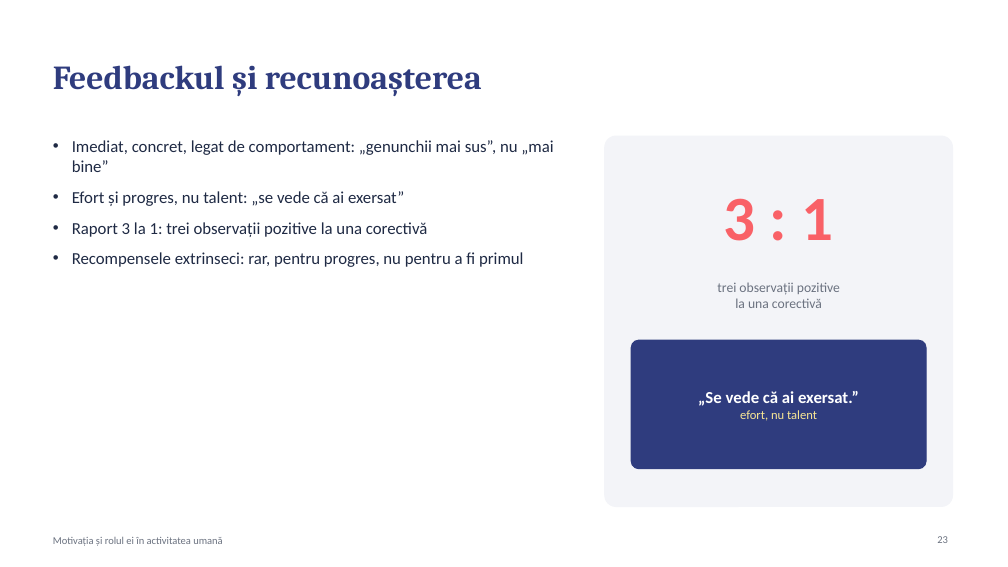
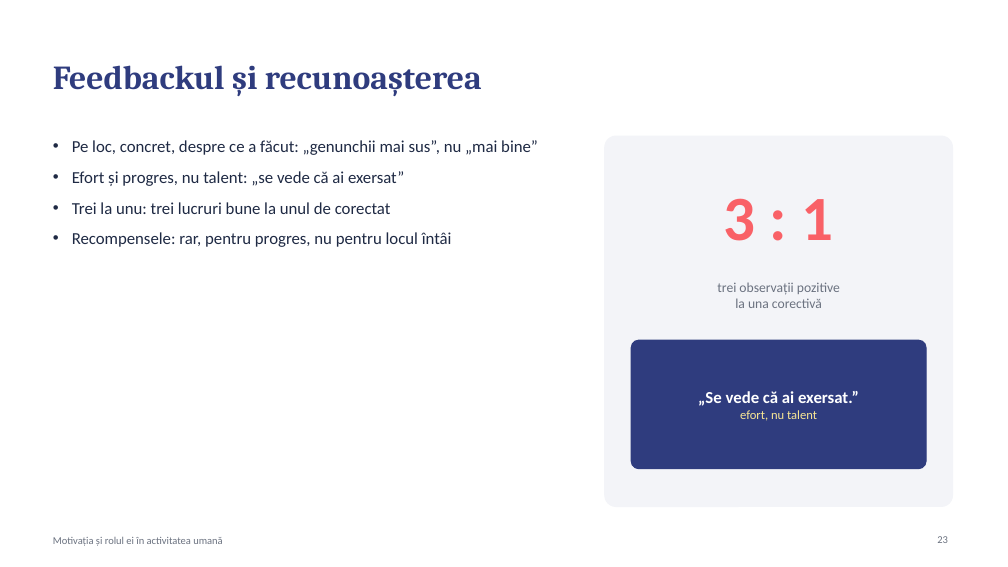
Before and after one commit to uskatu/aplicatie-autorulate, a slide deck: slide 23 of transfer/Motivatia_Proiect_Grupa5104.pptx. Drawn at 1008x567 pixels with LibreOffice and Linux fonts; fonts in the diff are those of the drawing. Boxes give left, top, right and bottom in pixels: in the first picture for what was removed or moved away, otherwise in the second. Text is boxed around its words. In the diff, an @@ line names an element or a change of style, - is before the commit and + after.

```diff
--- a/transfer/Motivatia_Proiect_Grupa5104.pptx
+++ b/transfer/Motivatia_Proiect_Grupa5104.pptx
@@ text at [72, 140, 538, 155]: text changed @@
-• Imediat, concret, legat de comportament: „genunchii mai sus”, nu „mai bine”
+• Pe loc, concret, despre ce a făcut: „genunchii mai sus”, nu „mai bine”
@@ text at [72, 202, 452, 247]: text changed @@
-• Raport 3 la 1: trei observații pozitive la una corectivă
-• Recompensele extrinseci: rar, pentru progres, nu pentru a fi primul
+• Trei la unu: trei lucruri bune la unul de corectat
+• Recompensele: rar, pentru progres, nu pentru locul întâi
```
Also in this commit, not shown: 20 other slides changed, 1 other file.
